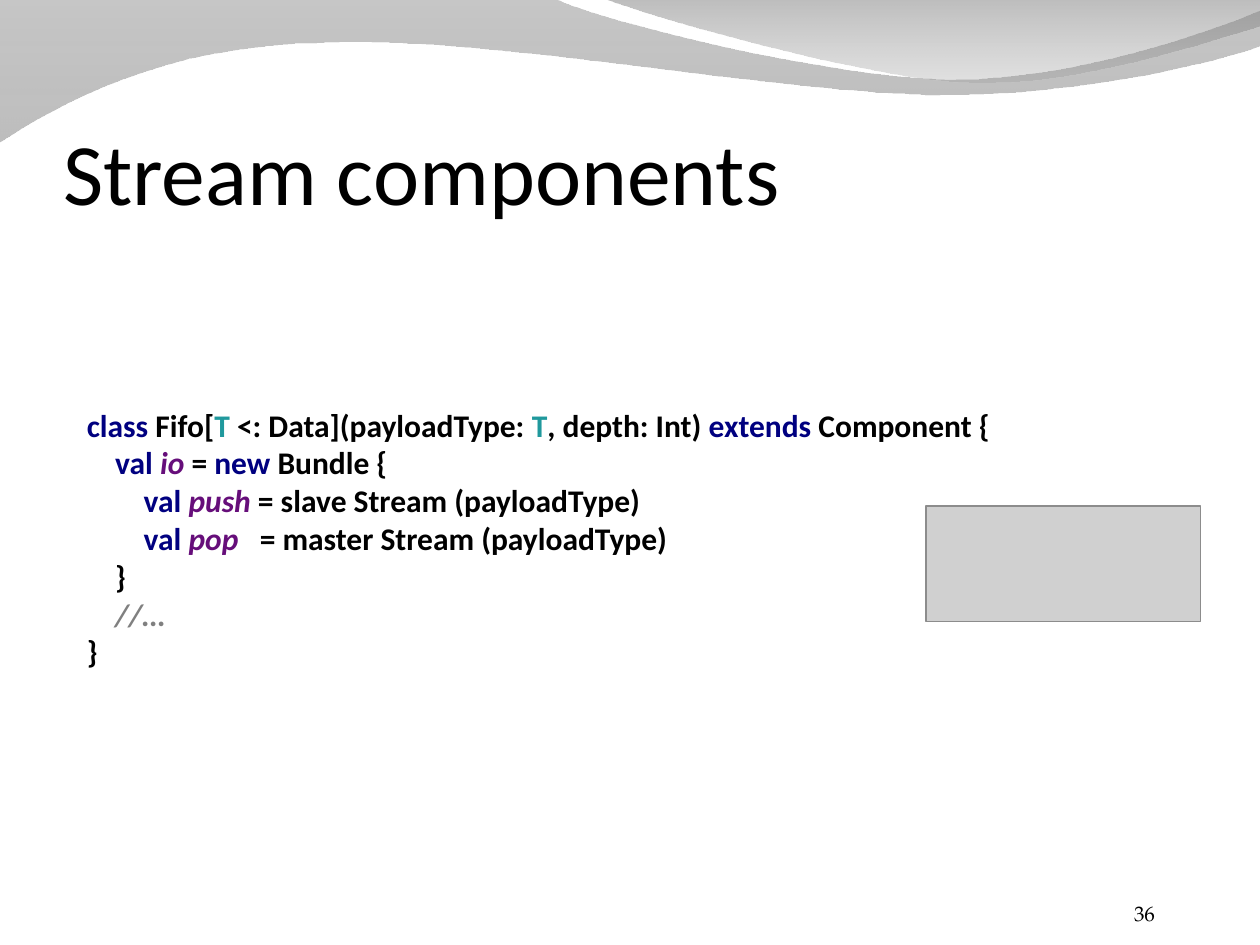
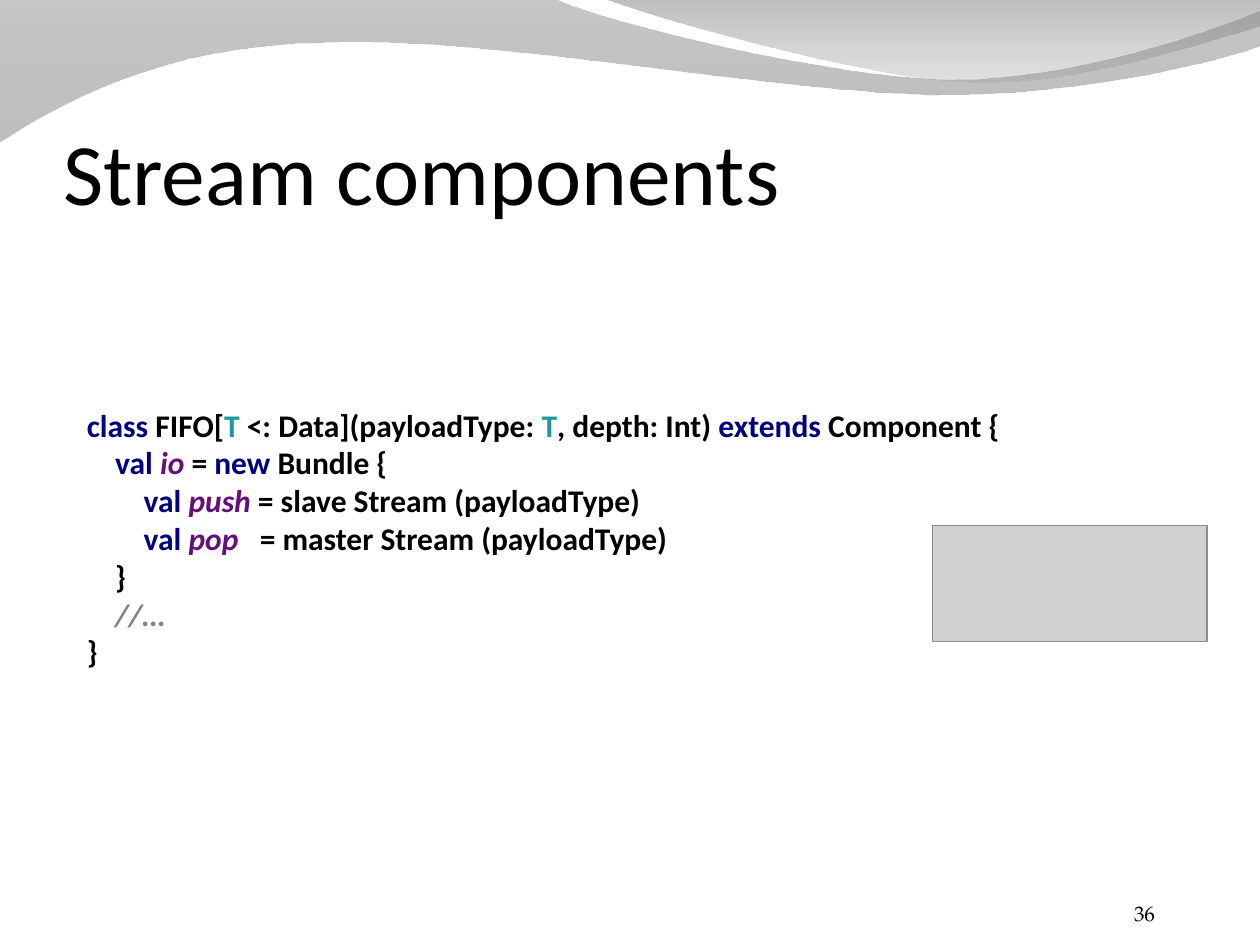
Before and after one commit to SpinalHDL/SpinalDoc, a slide deck: slide 36 of presentation/en/presentation_dsl.odp. Drawn at 1260x945 pixels with LibreOffice and Linux fonts; fonts in the diff are those of the drawing; grey boxes stand for pictures; background and template pictures are left out. Boxes give left, top, right and bottom in pixels: in the first picture for what was removed or moved away, otherwise in the second. Text is boxed around its words. In the diff, an @@ line names an element or a change of style, - is before the commit and + after.

Commit message:
final presentation_dsl

```diff
--- a/presentation/en/presentation_dsl.odp
+++ b/presentation/en/presentation_dsl.odp
@@ text at [87, 414, 981, 555]: text changed @@
-class Fifo[T <: Data](payloadType: T, depth: Int) extends Component {
-val io = new Bundle {
-val push = slave Stream (payloadType)
-val pop = master Stream (payloadType)
-}
+class FIFO[T <: Data](payloadType: T, depth: Int) extends Component {
+val io = new Bundle {
+val push = slave Stream (payloadType)
+val pop = master Stream (payloadType)
+}
@@ picture: place and size @@
-picture at [926, 507, 1201, 622]
+picture at [932, 525, 1207, 641]
```
Also in this commit, not shown: 20 other slides changed.
